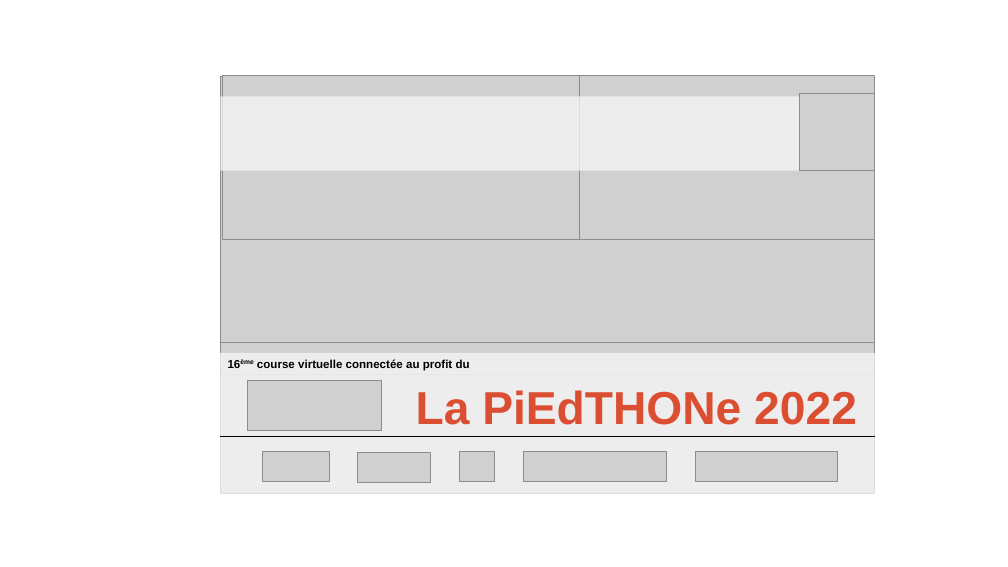
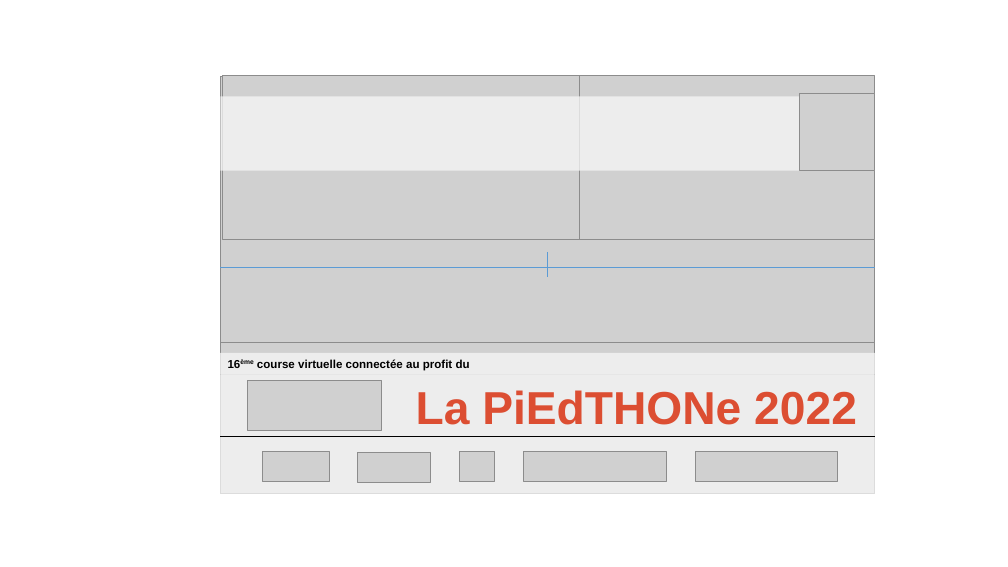
Before and after one commit to mjacoupy/dossard_piedthone, a slide deck: slide 3 of Modele.pptx. Drawn at 1008x567 pixels with LibreOffice and Linux fonts; fonts in the diff are those of the drawing; grey boxes stand for pictures. Boxes give left, top, right and bottom in pixels: in the first picture for what was removed or moved away, otherwise in the second. Text is boxed around its words. In the diff, an @@ line names an element or a change of style, - is before the commit and + after.

```diff
--- a/Modele.pptx
+++ b/Modele.pptx
@@ line added from (220, 268) to (875, 268), #5B9BD5 0.5 pt @@
@@ line added from (547, 252) to (547, 278), #5B9BD5 0.5 pt @@
```
Also in this commit, not shown: 1 other file.
